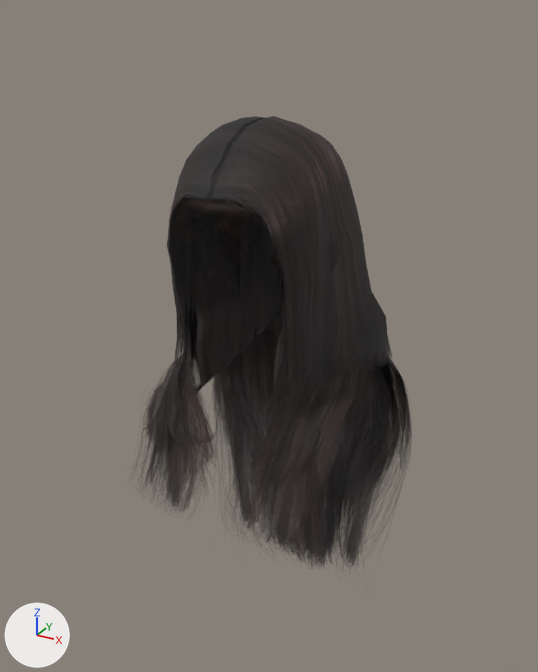
Before and after pictures for a commit that changed the glTF model app/assets/humans/female/punkduck_alpha7_long.glb.
The view is the same before and after, from a 50 mm camera at (0.37, -0.707, 1.709) aimed at (-0.014, -0.009, 1.36). The axes (+X, +Y, +Z) are drawn at lower left. The lights are the same throughout. The first picture is the older version. Vertices at exactly the same position are counted once.

Objects in the first picture: 'part_punkduck_alpha7_long'.
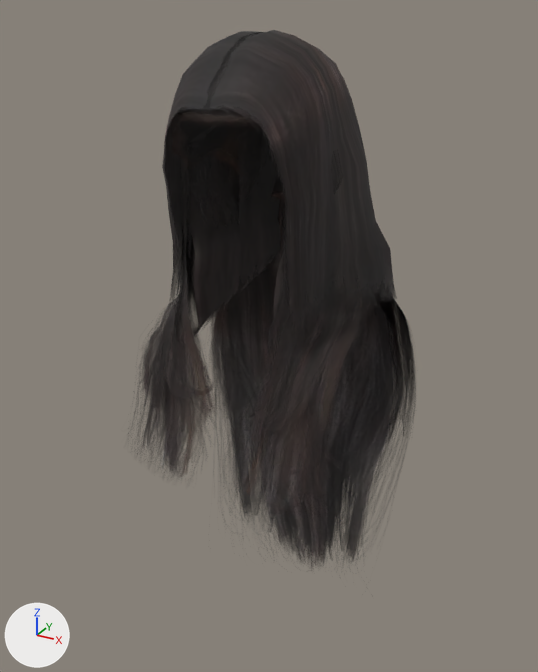
The newer file adds a shape key; the second version is drawn at full value of the shape key 'torso_long' of 'part_punkduck_alpha7_long', and the change is written as the vertex moves it makes.

Edits to the bpy script that builds the scene:
```text
Change me_long_alpha7:
    used by ob_part_punkduck_alpha7_long; location = (0.0, 0.0, 0.0)
    remove me_long_alpha7.from_pydata(...)  # 2258 vertices, 3888 faces; spans x -0.16..0.16, y -0.187..0.122, z 0.912..1.612
    add me_long_alpha7.from_pydata(...)  # 2258 vertices, 3888 faces; spans x -0.16..0.16, y -0.187..0.122, z 0.905..1.69
    me_long_alpha7 part 1: the loose piece of 308 vertices spanning x -0.076..0.076, y -0.155..0.038, z 1.408..1.606 is moved by (0.0, 0.0, 0.078)
    me_long_alpha7 part 2: 1842 of 2258 vertices moved; they spanned x -0.16..0.16, y -0.164..0.122, z 0.912..1.612 and now span x -0.16..0.16, y -0.164..0.122, z 0.905..1.69; mean shift (0.0, 0.0, 0.06); largest move (-0.086, 0.013, 1.373) -> (-0.086, 0.013, 1.453)
    other edits to the shape of me_long_alpha7 do not show in these pictures
```

Changed parts and their boxes (x1, y1, x2, y2) in the pictures (538 x 672 px; the box of a moved part takes in the faces that stretch with it):
'part_punkduck_alpha7_long', reshaped (19% taller): before (144, 116, 411, 566); after (140, 30, 416, 567)
part 1 of me_long_alpha7, moved or reshaped: before (175, 123, 281, 266); after (171, 41, 284, 201)
part 2 of me_long_alpha7, moved or reshaped: before (144, 116, 411, 566); after (140, 30, 416, 565)
